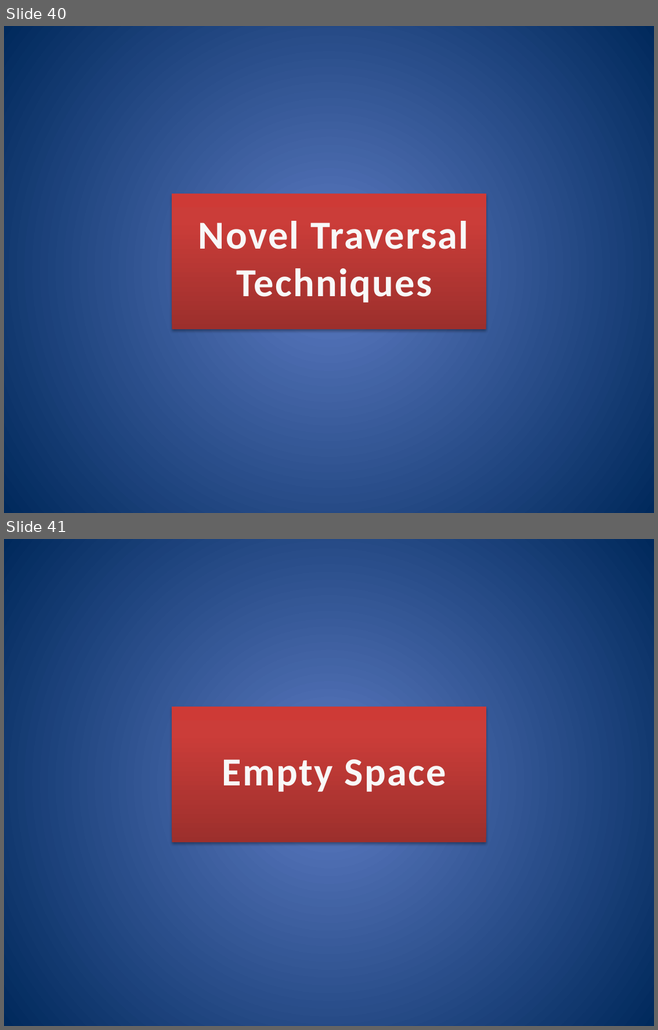
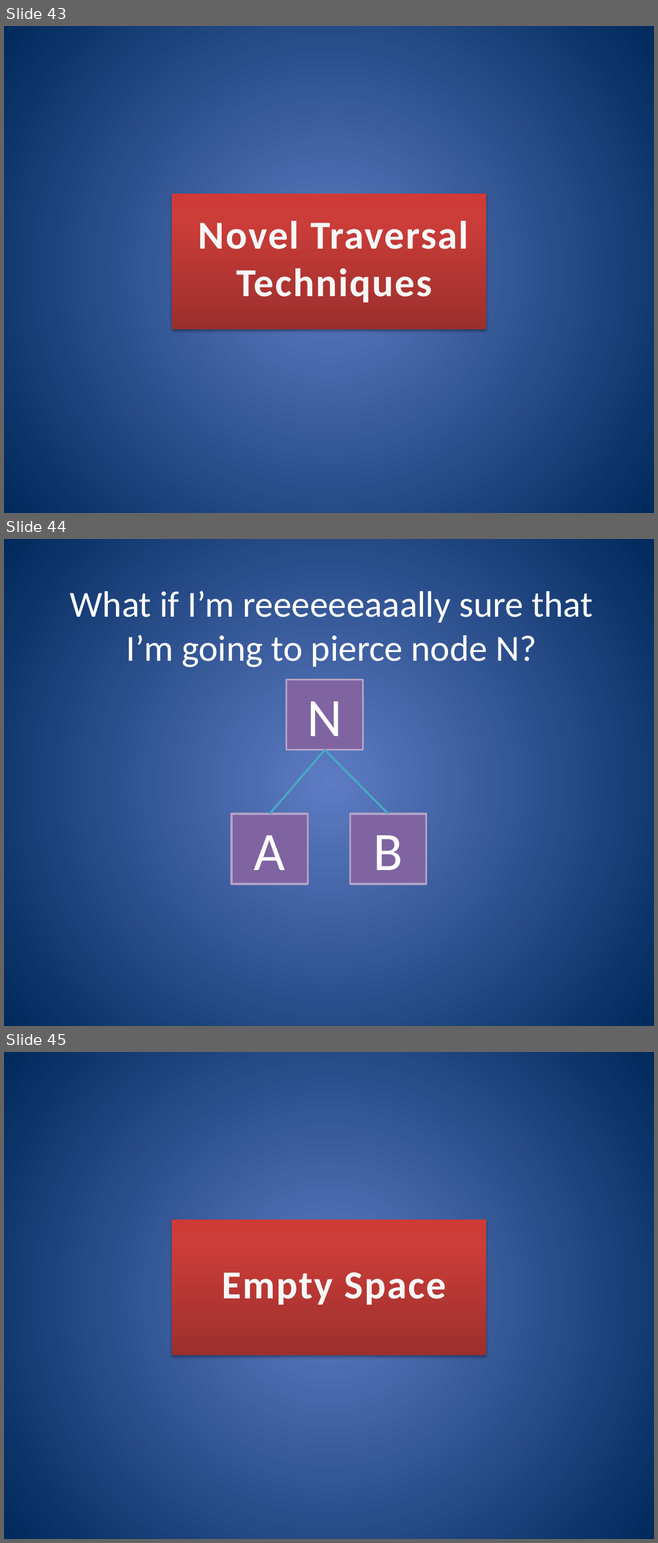
Before and after one commit to nfeltman/RayView, a slide deck: documentation/GroupMeetingPresentation.pptx. Shown one above the other, each under a label of ours: slides 40 and 41 before the commit, slides 43, 44 and 45 after it. The pictures are 658x1030 and 658x1543 pixels, drawn with LibreOffice and Linux fonts; fonts in the diff are those of the drawing. Boxes give left, top, right and bottom in pixels: in the first picture for what was removed or moved away, otherwise in the second. Text is boxed around its words. In the diff, an @@ line names an element or a change of style, - is before the commit and + after.

```diff
--- a/documentation/GroupMeetingPresentation.pptx
+++ b/documentation/GroupMeetingPresentation.pptx
@@ slide 44 added at [4,539,654,1026], background gradient #5E7CC5 to #00295C @@
@@ text added at [70,591,592,667], 40.7 pt, text #FFFFFF @@
+What if I’m reeeeeeaaally sure that I’m going to pierce node N?
@@ group added at [231,680,426,884]: 3 rectangles, 2 lines @@
+N
+A
+B
@@ what was slide 40 is now slide 43 @@
@@ what was slide 41 is now slide 45 @@
```
Also in this commit, not shown: 11 slides changed, 6 other slides added, 3 slides removed.
